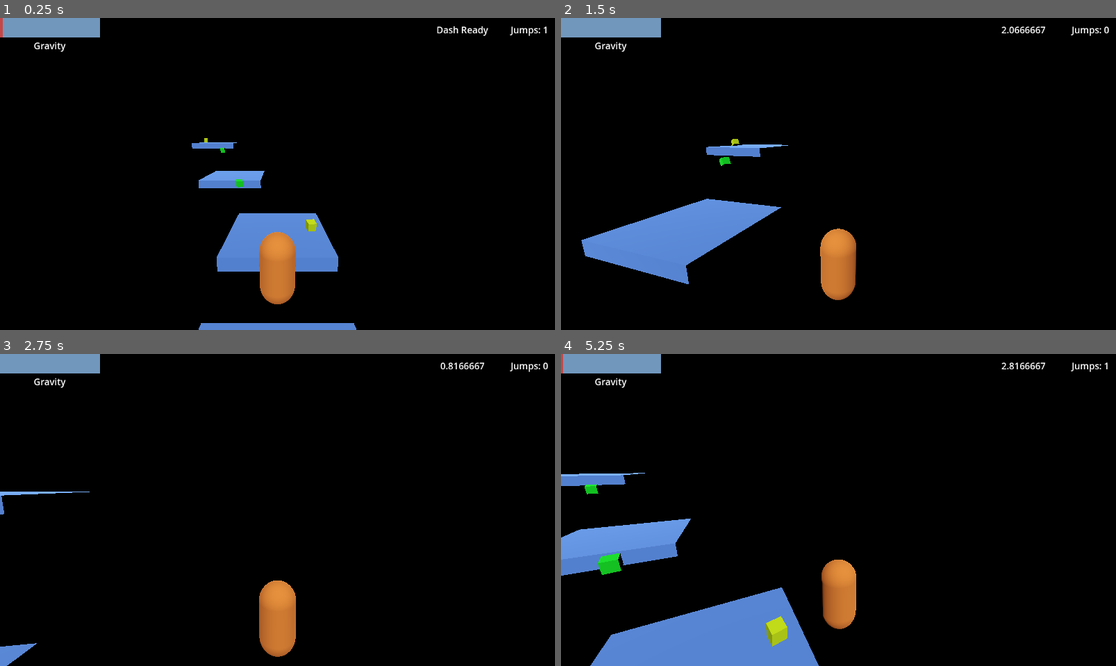
Above: before the commit, frames 1-4 (two rows, left to right).
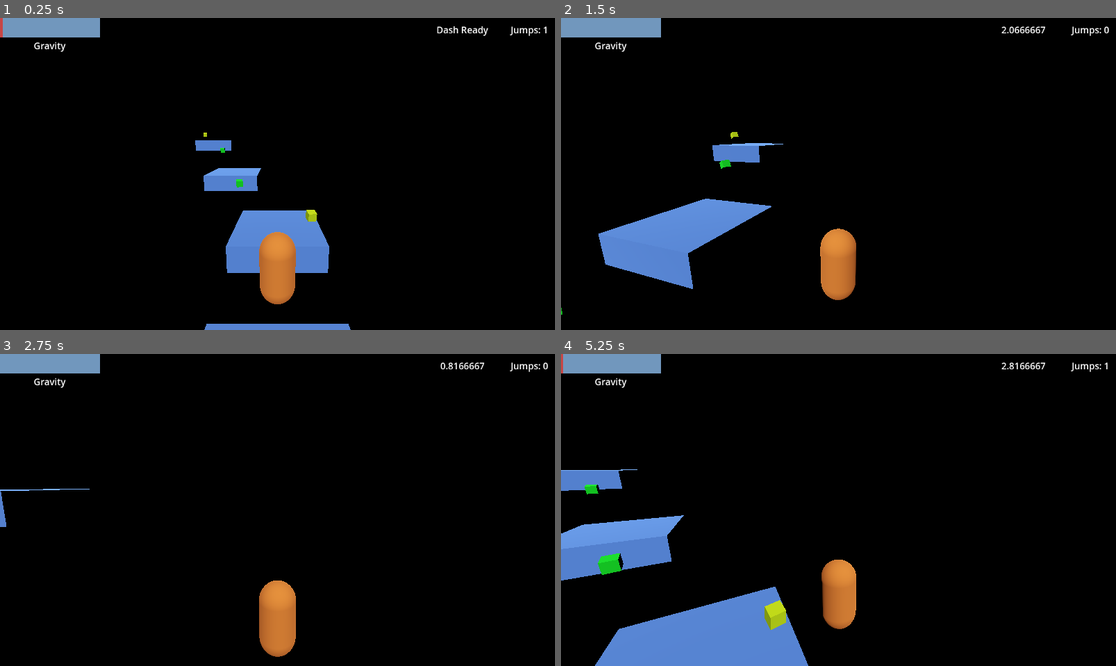
Above: after the commit, the same moments.

Repository: tobiasjdcolvin/Void-Sprinter
Game: Godot game, scene res://levels/level_one.tscn
Same seed, same stepped clock (60 frames per second), same inputs: the game is played once before the commit and once after it.
Inputs (mouse positions are in pixels of both pictures, inside the frame that each line leads up to):
- Up to frame 1 (0.25 s): no input
- Up to frame 2 (1.5 s): move the mouse to (866, 174) at 0.52 s; hold Shift (dash) 0.53-1.28 s; hold W (forward) from 0.53 s (still down); tap Space (jump) at 0.77 s; move the mouse to (810, 174) at 1.27 s; tap Shift (dash) at 1.35 s
- Up to frame 3 (2.75 s): keep holding W (forward); tap Space (jump) at 1.52 s; move the mouse to (288, 503) at 2.02 s; hold Shift (dash) from 2.03 s (still down)
- Up to frame 4 (5.25 s): keep holding W (forward); move the mouse to (832, 516) at 2.77 s; release Shift (dash) at 2.78 s; tap Shift (dash) at 2.85, 4.35 s; tap Space (jump) at 3.02, 3.77, 4.52 s; move the mouse to (877, 513) at 3.52 s; hold Shift (dash) 3.53-4.28 s; tap Enter at 4.25 s; move the mouse to (794, 506) at 4.27 s; tap R (reset) at 5 s; move the mouse to (844, 510) at 5.02 s; hold Shift (dash) from 5.03 s (still down)

The runs differ from the first frame. In frame 1, 1.2% of the frame differs, in the area x 34-65%, y 36-100%; in frame 2, 1.3%; in frame 3, 0.5%; in frame 4, 2.3%, in the area x 0-47%, y 36-100%.

Commit message:
Created large, small, and flat platforms

Diff:
--- a/levels/level_one.tscn
+++ b/levels/level_one.tscn
@@ -29,10 +29,10 @@
 transform = Transform3D(1, 0, 0, 0, 1, 0, 0, 0, 1, -9.49616, 7.48658, -30.311)
 
 [node name="PickupGrav" parent="Pickups" index="3" instance=ExtResource("4_wfegy")]
-transform = Transform3D(1, 0, 0, 0, 1, 0, 0, 0, 1, 2.82332, 2.29466, -11.0163)
+transform = Transform3D(1, 0, 0, 0, 1, 0, 0, 0, 1, 2.8183, 3.15789, -11.0043)
 
 [node name="PickupGrav2" parent="Pickups" index="4" instance=ExtResource("4_wfegy")]
-transform = Transform3D(1, 0, 0, 0, 1, 0, 0, 0, 1, -14.7758, 9.06905, -37.4728)
+transform = Transform3D(1, 0, 0, 0, 1, 0, 0, 0, 1, -14.7838, 10.264, -37.4536)
 
 [node name="PlayerSpawnPoint" parent="PlayerContainer" index="0"]
 transform = Transform3D(1, 0, 0, 0, 1, 0, 0, 0, 1, 2.08165e-12, 6.32037, 2.08165e-12)
--- /dev/null
+++ b/platforms/platform_flat.tscn
@@ -0,0 +1,23 @@
+[gd_scene load_steps=5 format=3 uid="uid://c3xs6biqutqbs"]
+
+[ext_resource type="PackedScene" uid="uid://lkdfpjqlndm0" path="res://platforms/platform_reg.tscn" id="1_pf1ws"]
+
+[sub_resource type="StandardMaterial3D" id="StandardMaterial3D_e42wq"]
+albedo_color = Color(0.38, 0.576333, 1, 1)
+
+[sub_resource type="BoxMesh" id="BoxMesh_yclcx"]
+resource_local_to_scene = true
+material = SubResource("StandardMaterial3D_e42wq")
+size = Vector3(8, 1, 8)
+
+[sub_resource type="BoxShape3D" id="BoxShape3D_gffeb"]
+resource_local_to_scene = true
+size = Vector3(8, 1, 8)
+
+[node name="PlatformFlat" instance=ExtResource("1_pf1ws")]
+
+[node name="MeshInstance3D" parent="." index="0"]
+mesh = SubResource("BoxMesh_yclcx")
+
+[node name="CollisionShape3D" parent="." index="1"]
+shape = SubResource("BoxShape3D_gffeb")
--- /dev/null
+++ b/platforms/platform_large.tscn
@@ -0,0 +1,25 @@
+[gd_scene load_steps=5 format=3 uid="uid://cfrhkt4u62no8"]
+
+[ext_resource type="PackedScene" uid="uid://lkdfpjqlndm0" path="res://platforms/platform_reg.tscn" id="1_knoko"]
+
+[sub_resource type="StandardMaterial3D" id="StandardMaterial3D_e42wq"]
+albedo_color = Color(0.38, 0.576333, 1, 1)
+
+[sub_resource type="BoxMesh" id="BoxMesh_5riwl"]
+resource_local_to_scene = true
+material = SubResource("StandardMaterial3D_e42wq")
+size = Vector3(10, 4, 10)
+
+[sub_resource type="BoxShape3D" id="BoxShape3D_ne1ok"]
+resource_local_to_scene = true
+size = Vector3(10, 4, 10)
+
+[node name="PlatformLarge" instance=ExtResource("1_knoko")]
+
+[node name="MeshInstance3D" parent="." index="0"]
+transform = Transform3D(1, 0, 0, 0, 1, 0, 0, 0, 1, 2.08165e-12, 2.08165e-12, 2.08165e-12)
+mesh = SubResource("BoxMesh_5riwl")
+
+[node name="CollisionShape3D" parent="." index="1"]
+transform = Transform3D(1, 0, 0, 0, 1, 0, 0, 0, 1, 2.08165e-12, 2.08165e-12, 2.08165e-12)
+shape = SubResource("BoxShape3D_ne1ok")
--- a/platforms/platform_reg.tscn
+++ b/platforms/platform_reg.tscn
@@ -6,11 +6,13 @@
 albedo_color = Color(0.38, 0.576333, 1, 1)
 
 [sub_resource type="BoxMesh" id="BoxMesh_1hcvi"]
+resource_local_to_scene = true
 material = SubResource("StandardMaterial3D_e42wq")
-size = Vector3(8, 1, 8)
+size = Vector3(7, 2, 7)
 
 [sub_resource type="BoxShape3D" id="BoxShape3D_w8xh6"]
-size = Vector3(8, 1, 8)
+resource_local_to_scene = true
+size = Vector3(7, 2, 7)
 
 [node name="PlatformReg" type="RigidBody3D"]
 collision_layer = 4
--- /dev/null
+++ b/platforms/platform_small.tscn
@@ -0,0 +1,24 @@
+[gd_scene load_steps=5 format=3 uid="uid://dtpnuvypimdkx"]
+
+[ext_resource type="PackedScene" uid="uid://lkdfpjqlndm0" path="res://platforms/platform_reg.tscn" id="1_lkj8y"]
+
+[sub_resource type="StandardMaterial3D" id="StandardMaterial3D_e42wq"]
+albedo_color = Color(0.38, 0.576333, 1, 1)
+
+[sub_resource type="BoxMesh" id="BoxMesh_h2oyv"]
+resource_local_to_scene = true
+material = SubResource("StandardMaterial3D_e42wq")
+size = Vector3(5, 2, 5)
+
+[sub_resource type="BoxShape3D" id="BoxShape3D_8efvl"]
+resource_local_to_scene = true
+size = Vector3(5, 2, 5)
+
+[node name="PlatformSmall" instance=ExtResource("1_lkj8y")]
+
+[node name="MeshInstance3D" parent="." index="0"]
+transform = Transform3D(1, 0, 0, 0, 1, 0, 0, 0, 1, 2.08165e-12, 2.08165e-12, 2.08165e-12)
+mesh = SubResource("BoxMesh_h2oyv")
+
+[node name="CollisionShape3D" parent="." index="1"]
+shape = SubResource("BoxShape3D_8efvl")
